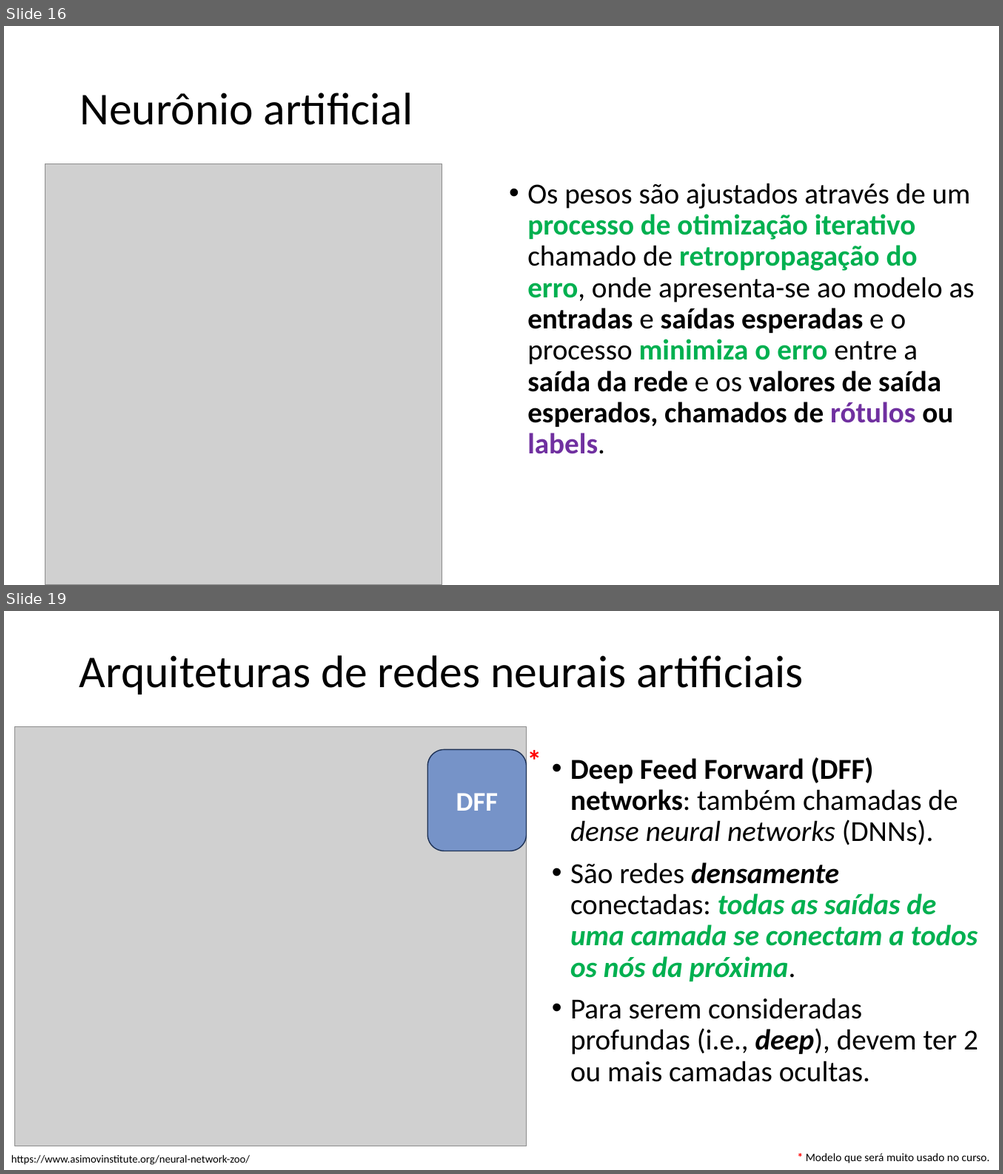
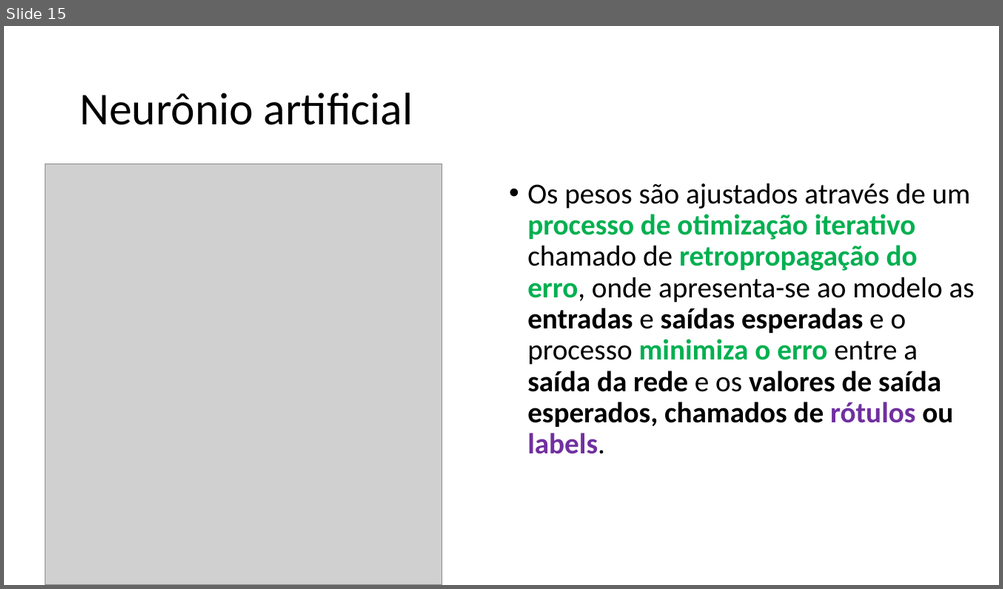
Before and after one commit to zz4fap/c24_inteligencia_artificial, a slide deck: slides/C24_MLP.pptx. Shown one above the other, each under a label of ours: slides 16 and 19 before the commit, slide 15 after it; the slides between them are not shown. The pictures are 1003x1174 and 1003x589 pixels, drawn with LibreOffice and Linux fonts; fonts in the diff are those of the drawing; grey boxes stand for pictures. Boxes give left, top, right and bottom in pixels: in the first picture for what was removed or moved away, otherwise in the second. Text is boxed around its words. In the diff, an @@ line names an element or a change of style, - is before the commit and + after.

```diff
--- a/slides/C24_MLP.pptx
+++ b/slides/C24_MLP.pptx
@@ slide 19 removed at (x1=4, y1=611, x2=999, y2=1170), background #FFFFFF @@
@@ title removed at (x1=79, y1=655, x2=803, y2=695) @@
-Arquiteturas de redes neurais artificiais
@@ picture removed at (x1=14, y1=726, x2=526, y2=1147) @@
@@ text removed at (x1=520, y1=738, x2=547, y2=781) @@
-*
@@ rounded rectangle removed at (x1=428, y1=750, x2=526, y2=851) @@
-DFF
@@ text removed at (x1=570, y1=758, x2=978, y2=1082) @@
-• Deep Feed Forward (DFF) networks: também chamadas de dense neural networks (DNNs).
-• São redes densamente conectadas: todas as saídas de uma camada se conectam a todos os nós da próxima.
-• Para serem consideradas profundas (i.e., deep), devem ter 2 ou mais camadas ocultas.
@@ text removed at (x1=11, y1=1155, x2=250, y2=1165) @@
-https://www.asimovinstitute.org/neural-network-zoo/
@@ text removed at (x1=805, y1=1153, x2=990, y2=1164) @@
-* Modelo que será muito usado no curso.
@@ what was slide 16 is now slide 15 @@
```
Also in this commit, not shown: 3 slides changed, 13 slides added, 10 other slides removed.
